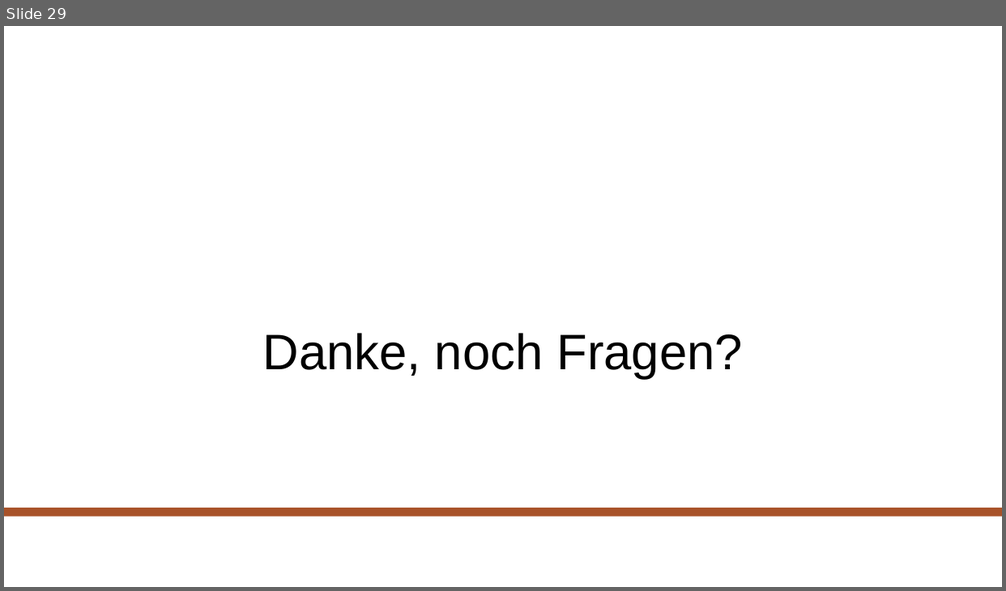
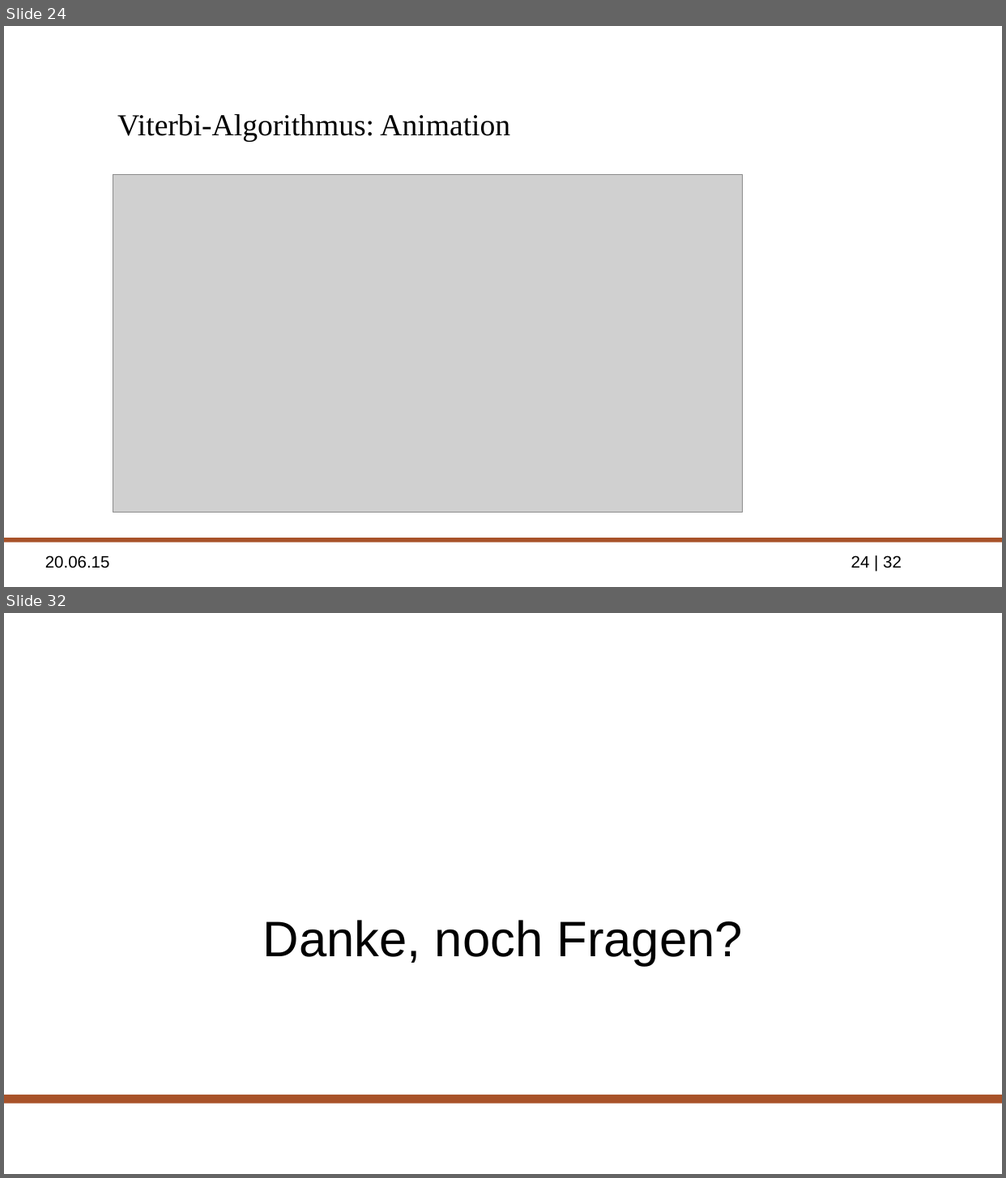
Before and after one commit to ppasler/Formale-Methoden-HMM, a slide deck: presentation/hidden_markov_pasler.odp. Shown one above the other, each under a label of ours: slide 29 before the commit, slides 24 and 32 after it; the slides between them are not shown. The pictures are 1006x591 and 1006x1178 pixels, drawn with LibreOffice and Linux fonts; fonts in the diff are those of the drawing; grey boxes stand for pictures; background and template pictures are left out. Boxes give left, top, right and bottom in pixels: in the first picture for what was removed or moved away, otherwise in the second. Text is boxed around its words. In the diff, an @@ line names an element or a change of style, - is before the commit and + after.

```diff
--- a/presentation/hidden_markov_pasler.odp
+++ b/presentation/hidden_markov_pasler.odp
@@ slide 24 added at (4,26,1002,587), background picture (left out) @@
@@ title added at (117,114,510,142), 22 pt, text #000000 @@
+Viterbi-Algorithmus: Animation
@@ picture added at (113,175,743,512) @@
@@ rectangle added at (4,538,1002,543), fill #A85229 @@
@@ text added at (45,556,110,569), 12 pt, text #000000 @@
+20.06.15
@@ page number added at (851,556,901,569), 12 pt, text #000000 @@
+24 | 32
@@ what was slide 29 is now slide 32 @@
```
Also in this commit, not shown: 28 slides changed, 2 other slides added, 2 other files.
